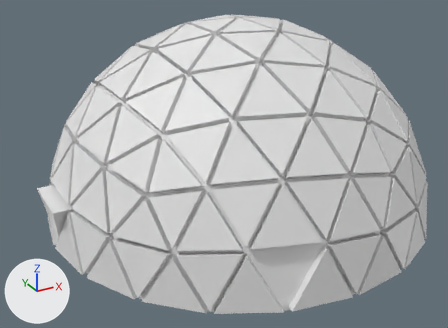
The FBX model Assets/Models/dome.fbx, before and after one commit.
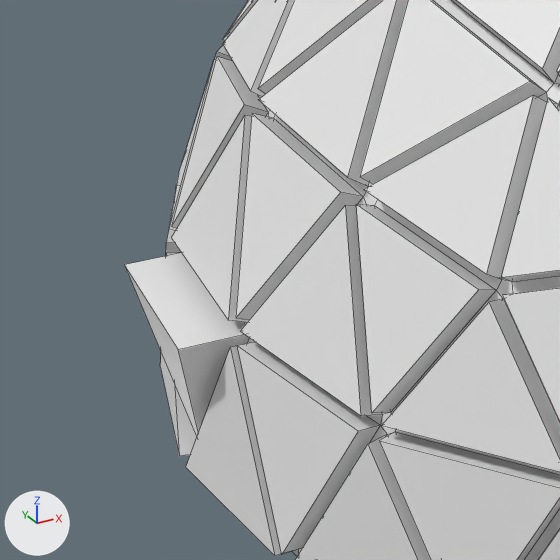
There are two pictures of each version: one whole from a 50 mm camera at (-2.85, -13.52, 8.06) aimed at (4.39, -0.36, 1.48), one close up on the part from 0% to 37% of the width and 33% to 84% of the height. Arrows for +X, +Y and +Z are at lower left; the lights stay in place. The close-ups show mesh edges as thin lines. Where no turn or scale is listed for an object, it has been applied to the vertices.

Names of what the first close-up shows: 'Dome', 'Entry Tunnel'.
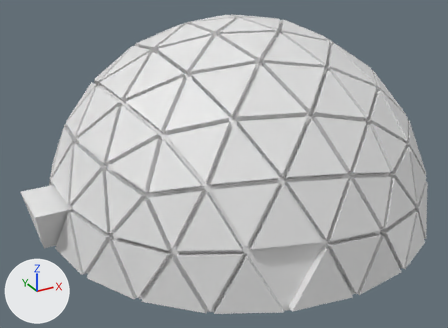
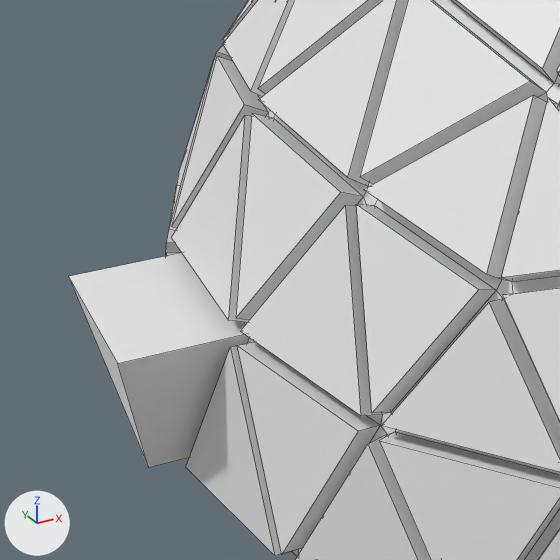
The newer file is also turned or shifted as a whole; pictures and numbers use the older file's frame.

Where the change shows, as pixel boxes (x1, y1, x2, y2) in the close-ups (560 x 560 px):
'Entry Tunnel', reshaped: before (125, 253, 249, 436); after (69, 253, 249, 467)

The edits, one by one:
me_icosphere_002 has 6 vertices, 3 faces and spans x -0.243..0.257, y -0.748..0.748, z 0.0..1.272.
me_icosphere_002 is used by ob_entry_tunnel; location (0.0, 0.0, 0.111).
Before the commit, vertices of me_icosphere_002: 3 (-0.243, 0.748, 1.272) at pixel (124, 264), 4 (0.0, 0.0, 0.0), 5 (-0.243, -0.748, 1.272) at pixel (178, 349).
Part 1, on me_icosphere_002:
Vertices 3, 4, 5 of me_icosphere_002 move by (-0.4, 0.0, 0.0).
